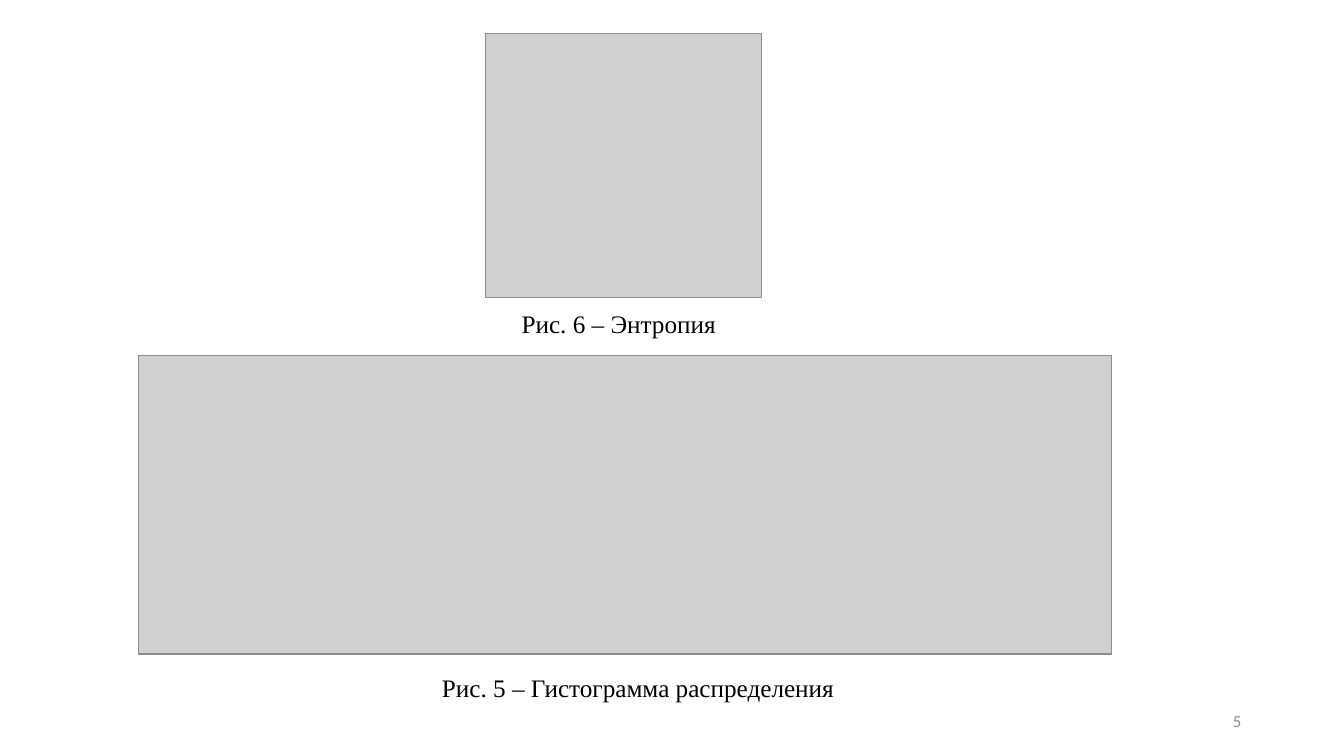
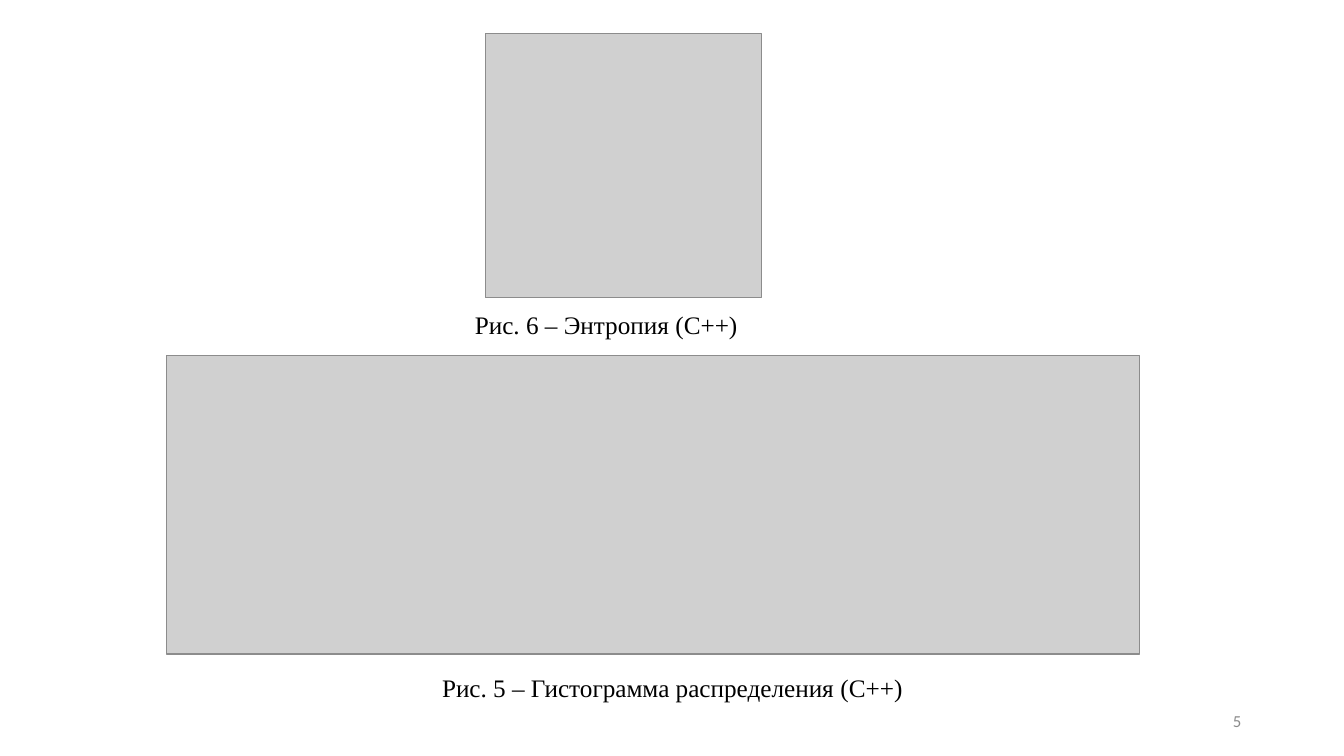
Before and after one commit to RomanKostin/Reverse_Engineering_Blinskii_Kostin_TKI-341, a slide deck: slide 5 of lab1/Лр1_Энтропия.pptx. Drawn at 1344x756 pixels with LibreOffice and Linux fonts; fonts in the diff are those of the drawing; grey boxes stand for pictures; background and template pictures are left out. Boxes give left, top, right and bottom in pixels: in the first picture for what was removed or moved away, otherwise in the second. Text is boxed around its words. In the diff, an @@ line names an element or a change of style, - is before the commit and + after.

```diff
--- a/lab1/Лр1_Энтропия.pptx
+++ b/lab1/Лр1_Энтропия.pptx
@@ text at [475,316,737,340]: text changed @@
-Рис. 6 – Энтропия
+Рис. 6 – Энтропия (C++)
@@ picture: place and size @@
-picture at [139,355,1112,653]
+picture at [167,355,1140,653]
@@ text at [442,679,902,703]: text changed @@
-Рис. 5 – Гистограмма распределения
+Рис. 5 – Гистограмма распределения (C++)
```
Also in this commit, not shown: 12 other slides changed, 1 slide added.
